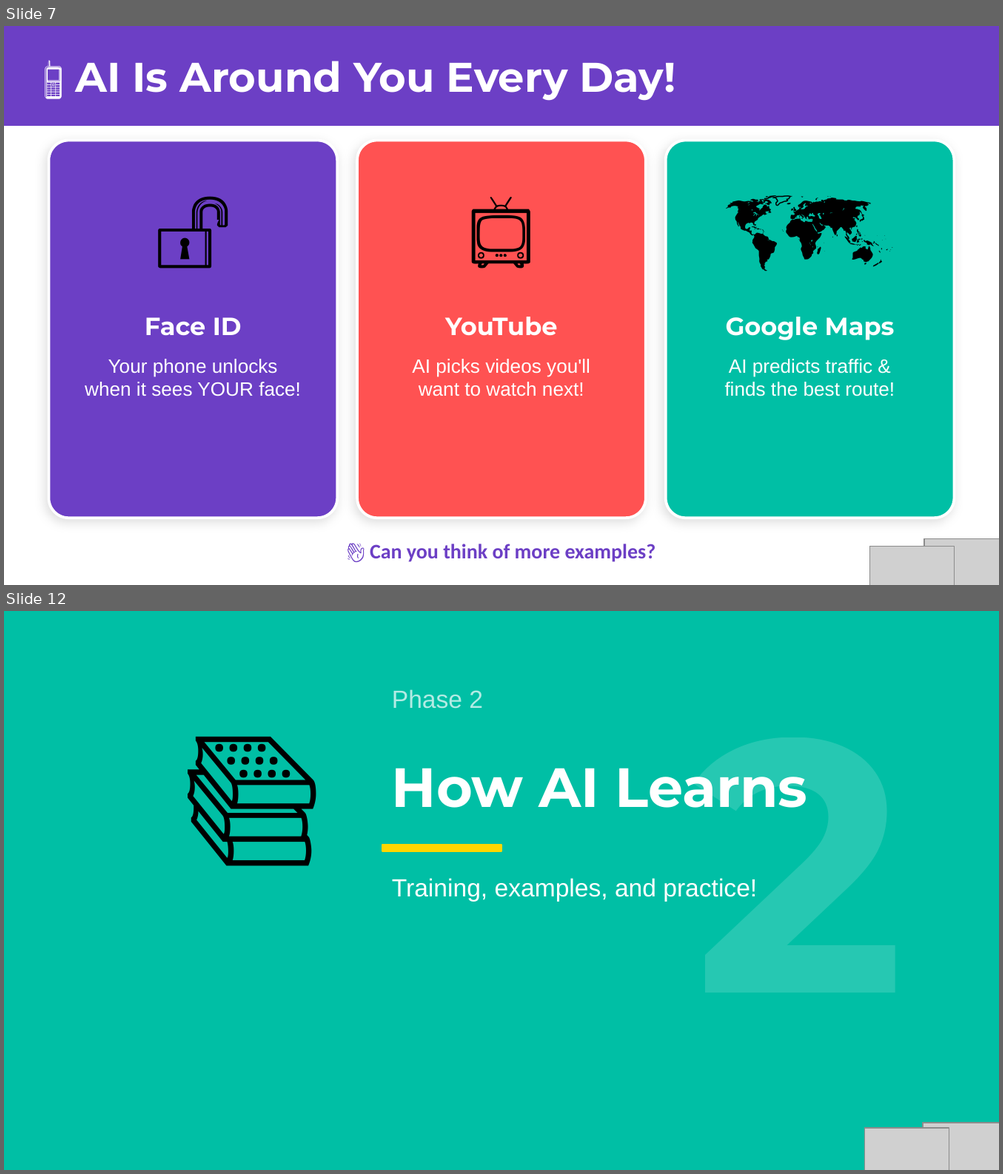
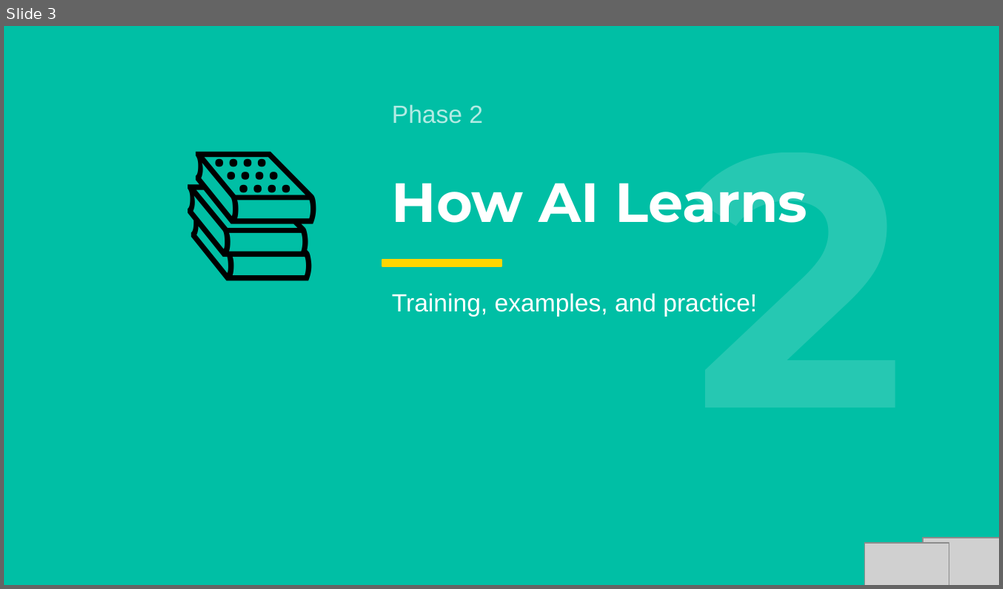
Before and after one commit to Abdelrahmansa04/EACC_AI_Course, a slide deck: AI_Explorers_Academy.pptx. Shown one above the other, each under a label of ours: slides 7 and 12 before the commit, slide 3 after it; the slides between them are not shown. The pictures are 1003x1174 and 1003x589 pixels, drawn with LibreOffice and Linux fonts; fonts in the diff are those of the drawing; grey boxes stand for pictures. Boxes give left, top, right and bottom in pixels: in the first picture for what was removed or moved away, otherwise in the second. Text is boxed around its words. In the diff, an @@ line names an element or a change of style, - is before the commit and + after.

```diff
--- a/AI_Explorers_Academy.pptx
+++ b/AI_Explorers_Academy.pptx
@@ slide 7 removed at [4, 26, 999, 585], background #FFFFFF @@
@@ rectangle removed at [4, 26, 999, 125] @@
@@ text removed at [75, 61, 675, 101] @@
-📱 AI Is Around You Every Day!
@@ rounded rectangle removed at [48, 141, 337, 518] @@
@@ text removed at [48, 150, 337, 300] @@
-🔓
@@ rounded rectangle removed at [357, 141, 646, 518] @@
@@ text removed at [357, 150, 646, 300] @@
-📺
@@ rounded rectangle removed at [666, 141, 954, 518] @@
@@ text removed at [666, 150, 954, 300] @@
-🗺️
@@ text removed at [145, 318, 242, 336] @@
-Face ID
@@ text removed at [445, 317, 557, 336] @@
-YouTube
@@ text removed at [726, 317, 894, 340] @@
-Google Maps
@@ text removed at [85, 359, 301, 397] @@
-Your phone unlocks
-when it sees YOUR face!
@@ text removed at [412, 359, 590, 396] @@
-AI picks videos you'll
-want to watch next!
@@ text removed at [725, 359, 894, 397] @@
-AI predicts traffic &
-finds the best route!
@@ text removed at [370, 544, 656, 562] @@
-👋 Can you think of more examples?
@@ picture removed at [869, 546, 954, 585] @@
@@ picture removed at [924, 540, 999, 585] @@
@@ what was slide 12 is now slide 3 @@
```
Also in this commit, not shown: 31 other slides removed, 6 other files.
